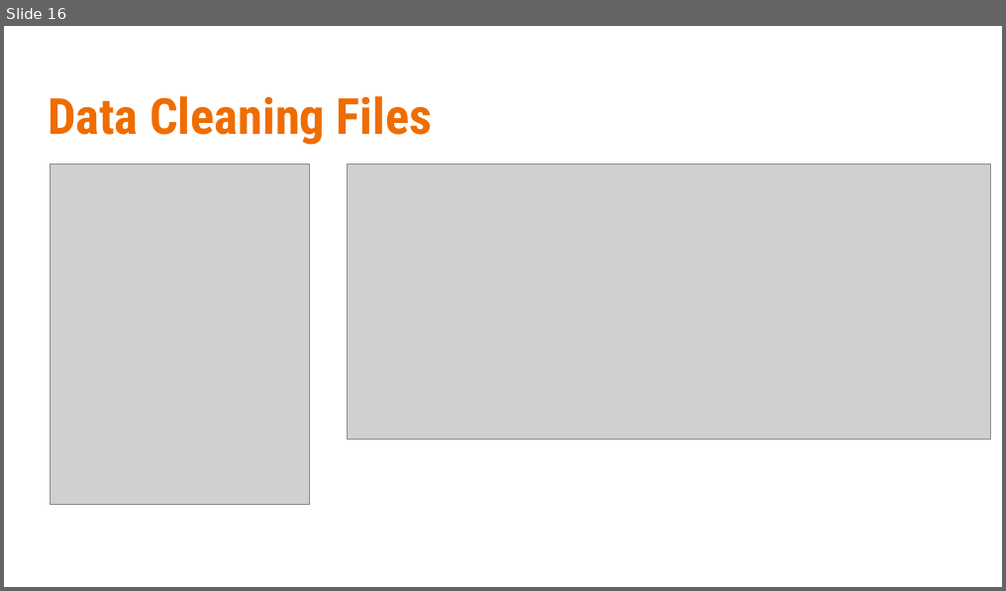
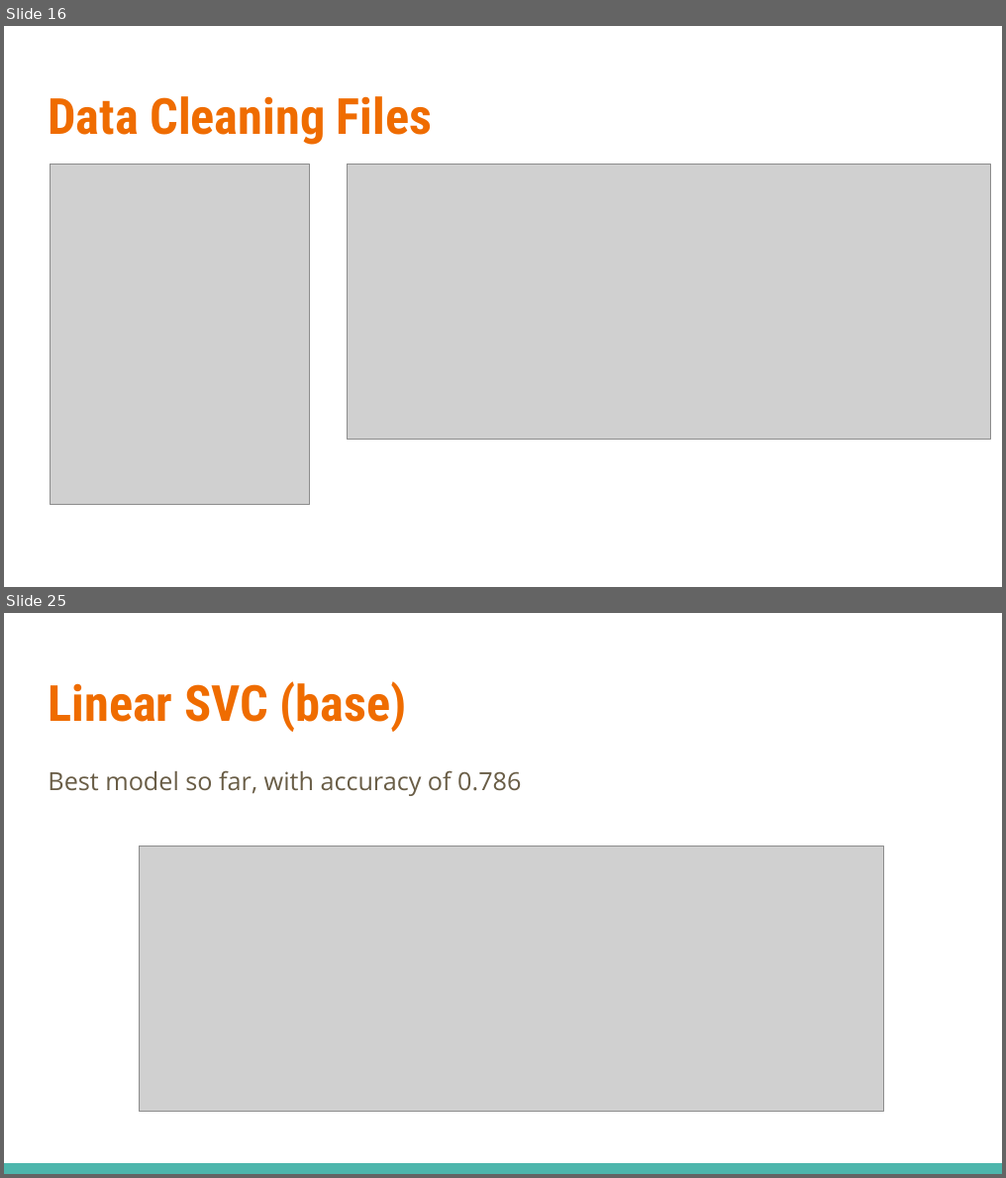
Before and after one commit to bluegrapes/DAT8Coursework, a slide deck: project2/What’s Cooking.pptx. Shown one above the other, each under a label of ours: slide 16 before the commit, slides 16 and 25 after it; the slides between them are not shown. The pictures are 1006x591 and 1006x1178 pixels, drawn with LibreOffice and Linux fonts; fonts in the diff are those of the drawing; grey boxes stand for pictures. Boxes give left, top, right and bottom in pixels: in the first picture for what was removed or moved away, otherwise in the second. Text is boxed around its words. In the diff, an @@ line names an element or a change of style, - is before the commit and + after.

```diff
--- a/project2/What’s Cooking.pptx
+++ b/project2/What’s Cooking.pptx
@@ slide 25 added at (x1=4, y1=613, x2=1002, y2=1174), background #FFFFFF @@
@@ title added at (x1=48, y1=681, x2=407, y2=732), 36 pt, text #EF6C00, bold @@
+Linear SVC (base)
@@ text added at (x1=48, y1=770, x2=521, y2=796), 18 pt, text #695D46 @@
+Best model so far, with accuracy of 0.786
@@ picture added at (x1=139, y1=847, x2=884, y2=1112) @@
@@ rectangle added at (x1=4, y1=1163, x2=1002, y2=1174), fill #4DB6AC @@
```
Also in this commit, not shown: 24 slides changed, 2 other slides added, 10 slides removed, 1 other file.
